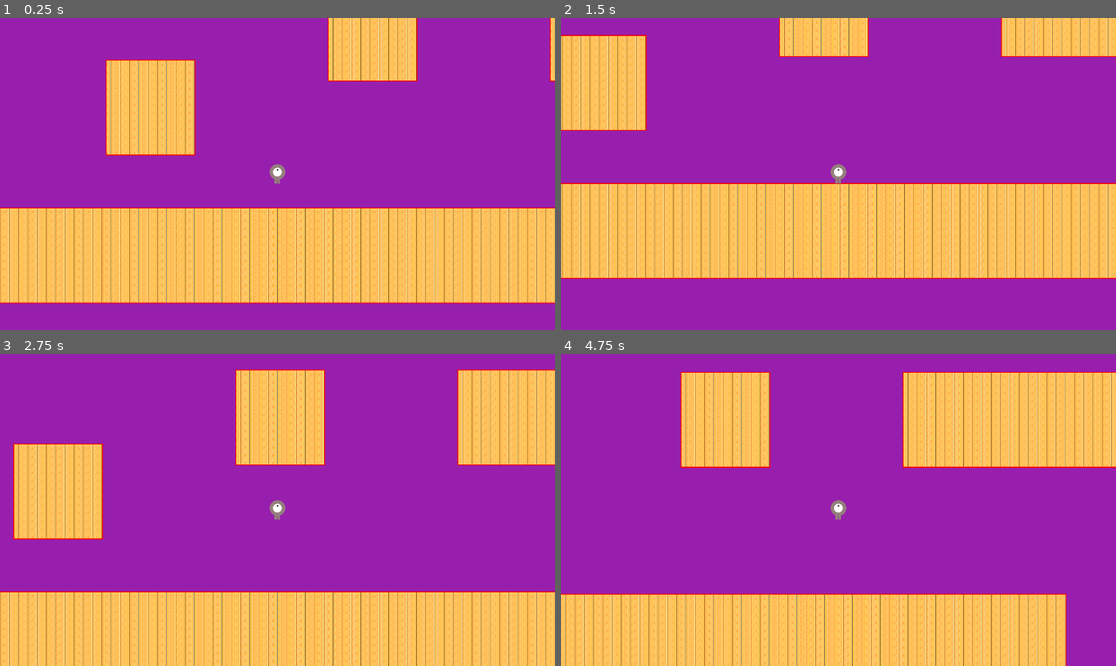
Above: before the commit, frames 1-4 (two rows, left to right).
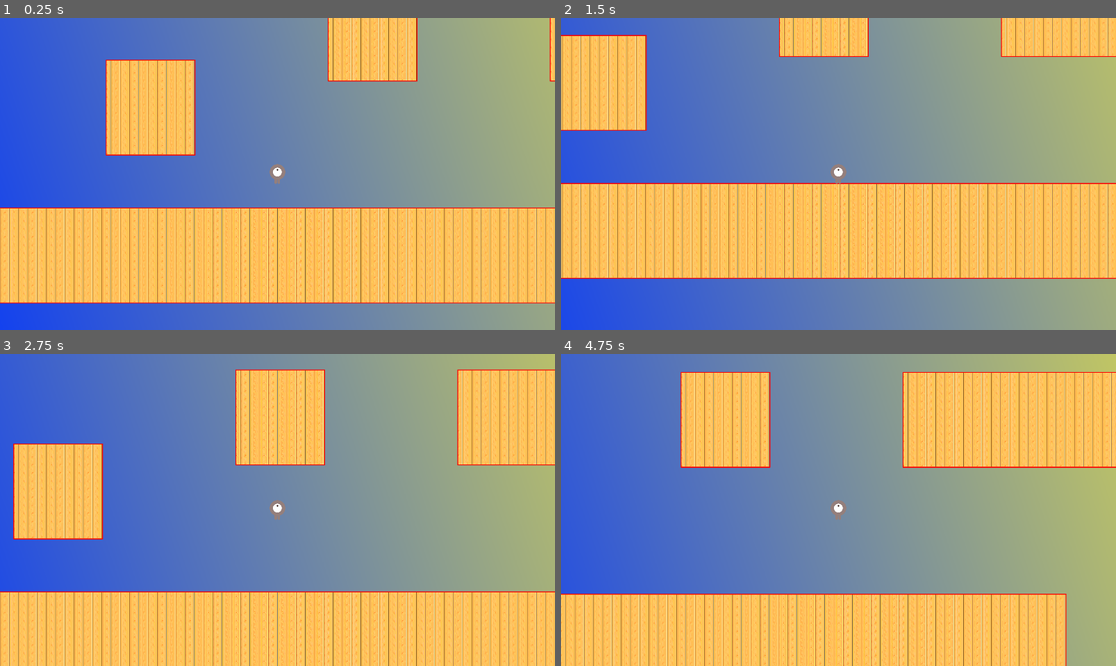
Above: after the commit, the same moments.

Repository: decimatedTomato/GMTK2025
Game: Godot game, scene res://scenes/level.tscn
Same seed, same stepped clock (60 frames per second), same inputs: the game is played once before the commit and once after it.
Inputs:
- Up to frame 1 (0.25 s): no input
- Up to frame 2 (1.5 s): tap Enter (ui_accept) at 0.5, 0.77 s; hold Right (move_right) from 0.53 s (still down)
- Up to frame 3 (2.75 s): tap Enter (ui_accept) at 1.52 s; release Right (move_right) at 2.03 s; hold Left (move_left) from 2.03 s (still down)
- Up to frame 4 (4.75 s): release Left (move_left) at 2.78 s; hold Right (move_right) 2.78-4.28 s; tap Enter (ui_accept) at 3.02, 3.77, 4.52 s; hold Left (move_left) from 4.28 s (still down)

The runs differ from the first frame. In frame 1, 61% of the frame differs, in the area x 0-100%, y 0-100%; in frame 2, 60%; in frame 3, 61%; in frame 4, 62%.

Commit message:
implemented parallax

Diff:
--- a/scenes/level.tscn
+++ b/scenes/level.tscn
@@ -1,7 +1,8 @@
-[gd_scene load_steps=5 format=4 uid="uid://sgaqo3xd50ep"]
+[gd_scene load_steps=6 format=4 uid="uid://sgaqo3xd50ep"]
 
 [ext_resource type="Texture2D" uid="uid://dp4nuwh2k2go3" path="res://assets/tempTilemap.png" id="1_2q6dc"]
 [ext_resource type="PackedScene" uid="uid://c4k53ba58itnm" path="res://scenes/character_body_2d.tscn" id="2_w7c3h"]
+[ext_resource type="Texture2D" uid="uid://5enlfahk6xws" path="res://assets/background.png" id="3_w8frs"]
 
 [sub_resource type="TileSetAtlasSource" id="TileSetAtlasSource_w7c3h"]
 texture = ExtResource("1_2q6dc")
@@ -27,6 +28,14 @@
 [node name="Level" type="Node2D"]
 position = Vector2(0, -195)
 
+[node name="Parallax2D" type="Parallax2D" parent="."]
+scroll_scale = Vector2(0.3, 0.3)
+
+[node name="Sprite2D" type="Sprite2D" parent="Parallax2D"]
+position = Vector2(-1045, -1478)
+scale = Vector2(2.62313, 2.62313)
+texture = ExtResource("3_w8frs")
+
 [node name="TileMaps" type="Node2D" parent="."]
 
 [node name="TileMapLayer" type="TileMapLayer" parent="TileMaps"]
